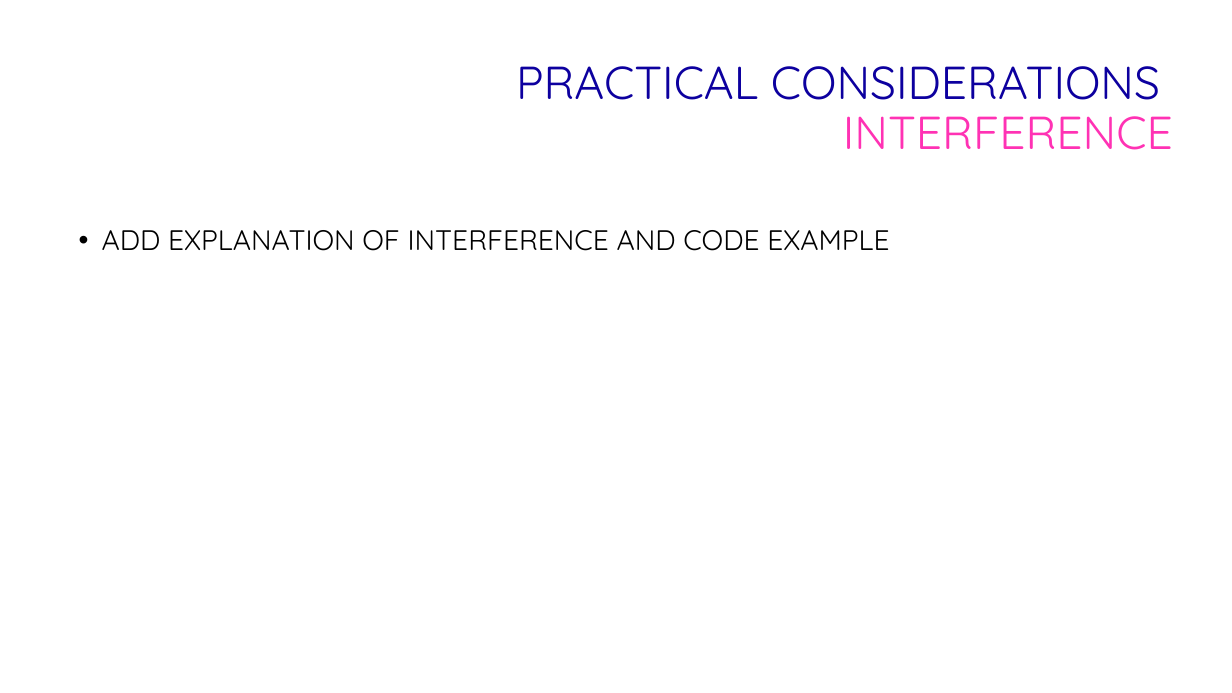
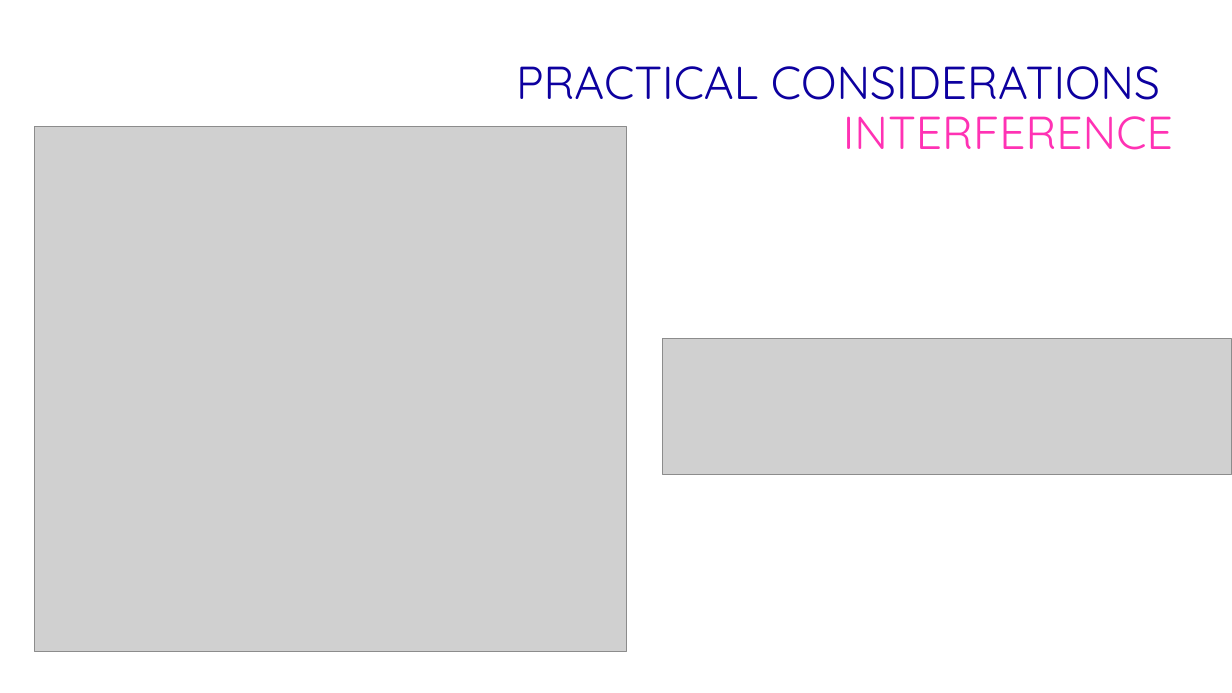
Before and after one commit to ethwillz/coms430, a slide deck: slide 10 of src/parallel_streams_presentation/p_stream_presentation.pptx (slide 9 before the commit). Drawn at 1232x693 pixels with LibreOffice and Linux fonts; fonts in the diff are those of the drawing; grey boxes stand for pictures; background and template pictures are left out. Boxes give left, top, right and bottom in pixels: in the first picture for what was removed or moved away, otherwise in the second. Text is boxed around its words. In the diff, an @@ line names an element or a change of style, - is before the commit and + after.

```diff
--- a/src/parallel_streams_presentation/p_stream_presentation.pptx
+++ b/src/parallel_streams_presentation/p_stream_presentation.pptx
@@ picture added at [34,127,627,653] @@
@@ text removed at [102,230,889,251] @@
-• ADD EXPLANATION OF INTERFERENCE AND CODE EXAMPLE
@@ picture added at [663,339,1232,475] @@
```
Also in this commit, not shown: 4 other slides changed, 2 slides added, 1 slide removed, 11 other files.
